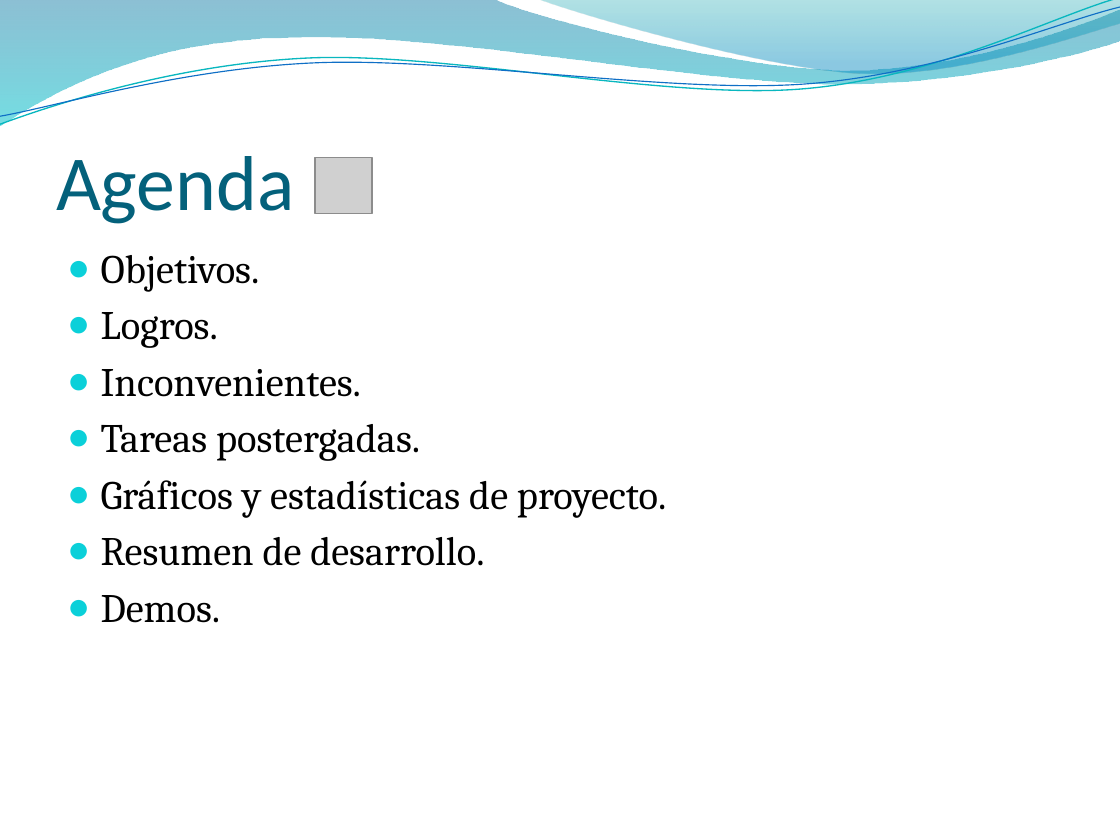
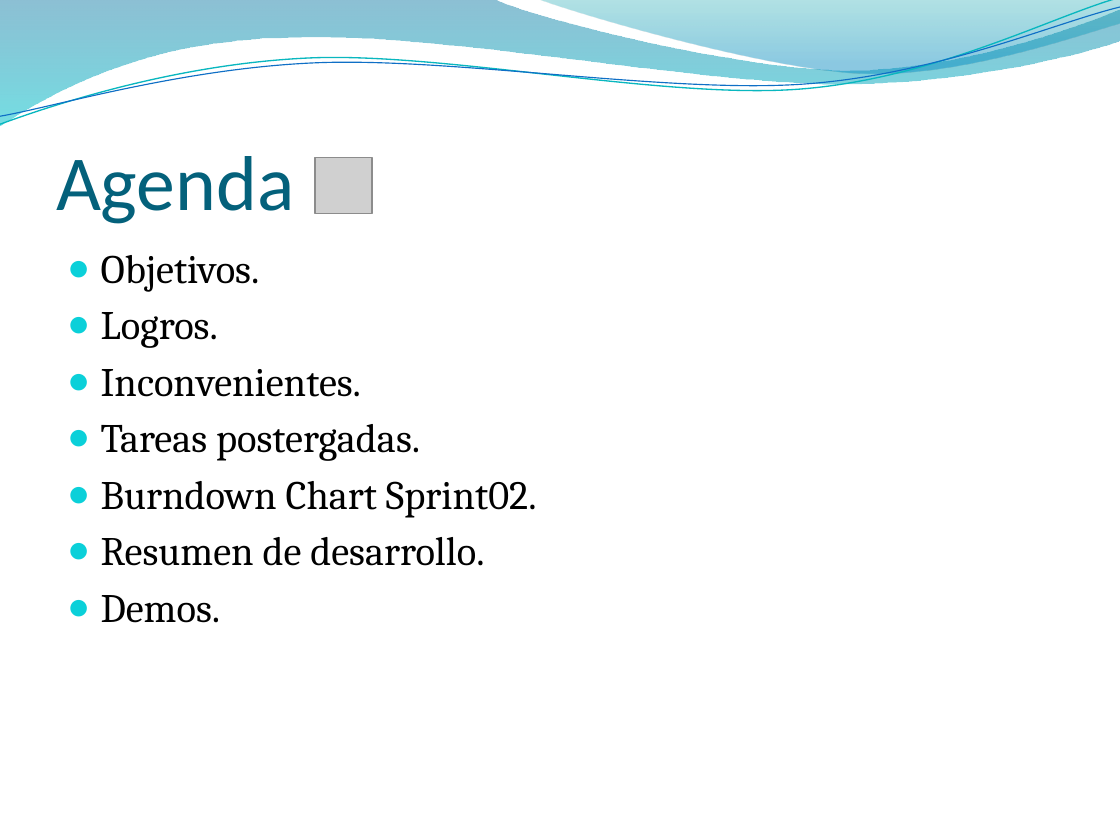
Before and after one commit to elcapo04/utn-frc-dlc-2011-liberal-peker, a slide deck: slide 2 of Proyecto final/SprintsDevelopment/Branch 02/DocumentosAEntregar/Sprint 02.pptx. Drawn at 1120x840 pixels with LibreOffice and Linux fonts; fonts in the diff are those of the drawing; grey boxes stand for pictures; background and template pictures are left out. Boxes give left, top, right and bottom in pixels: in the first picture for what was removed or moved away, otherwise in the second. Text is boxed around its words. In the diff, an @@ line names an element or a change of style, - is before the commit and + after.

Commit message:
Burndownchart agregado

```diff
--- a/Proyecto final/SprintsDevelopment/Branch 02/DocumentosAEntregar/Sprint 02.pptx
+++ b/Proyecto final/SprintsDevelopment/Branch 02/DocumentosAEntregar/Sprint 02.pptx
@@ text at [101, 481, 537, 518]: text changed @@
-● Gráficos y estadísticas de proyecto.
+● Burndown Chart Sprint02.
```
Also in this commit, not shown: 1 slide added, 1 slide removed, 2 other files.
